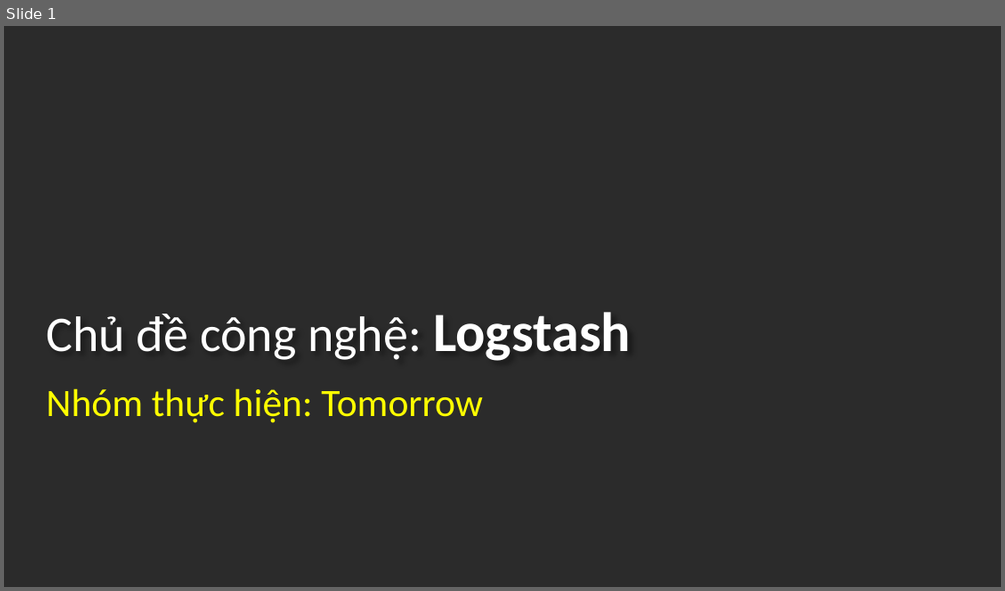
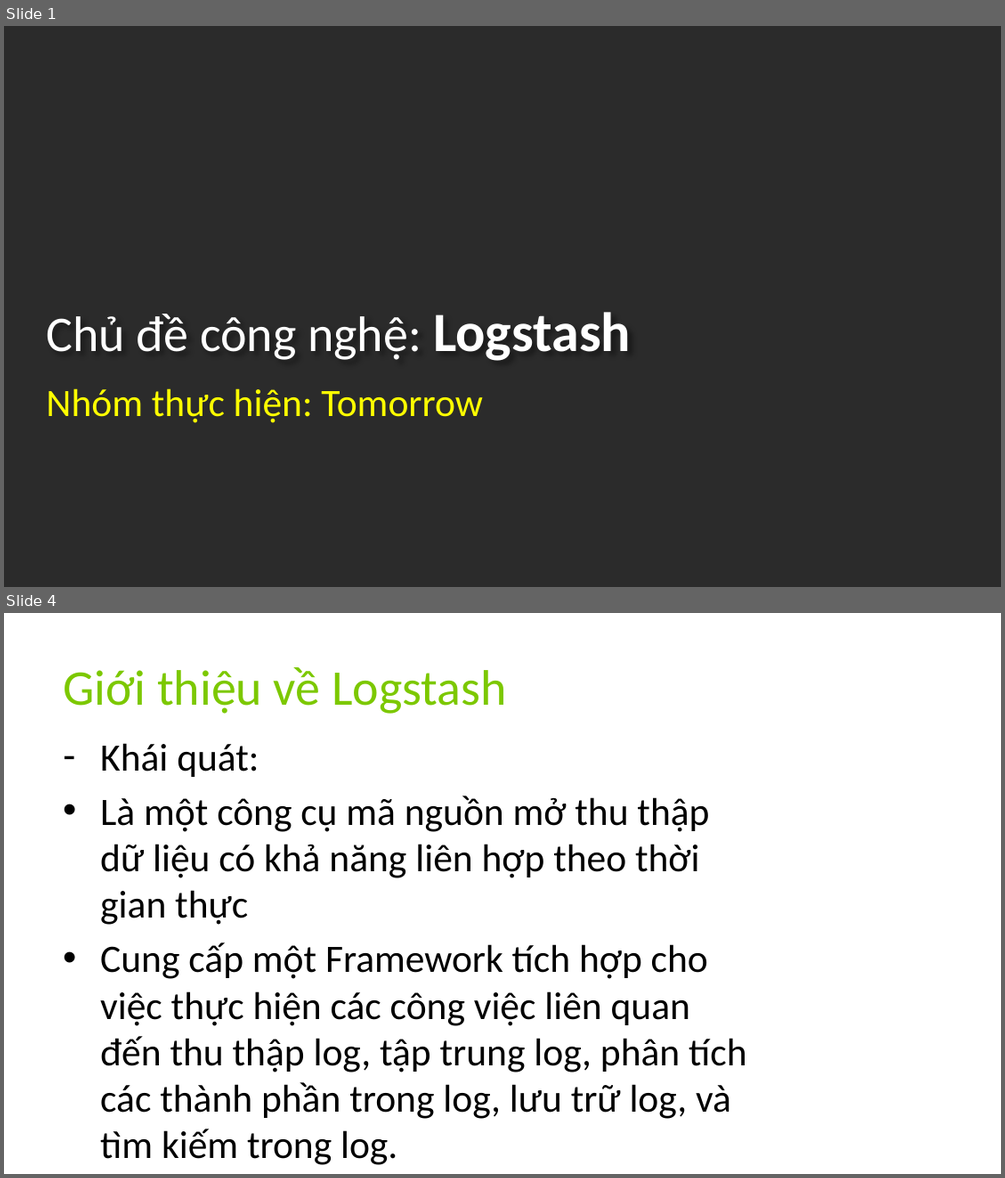
Before and after one commit to 1412574/Tomorrow_QuanLyXeKhach, a slide deck: LogStash/Slide_Logstash.pptx. Shown one above the other, each under a label of ours: slide 1 before the commit, slides 1 and 4 after it; the slides between them are not shown. The pictures are 1005x591 and 1005x1178 pixels, drawn with LibreOffice and Linux fonts; fonts in the diff are those of the drawing; background and template pictures are left out; a plain dark background stands for a picture behind light text. Boxes give left, top, right and bottom in pixels: in the first picture for what was removed or moved away, otherwise in the second. Text is boxed around its words. In the diff, an @@ line names an element or a change of style, - is before the commit and + after.

Commit message:
edit slide logstash

```diff
--- a/LogStash/Slide_Logstash.pptx
+++ b/LogStash/Slide_Logstash.pptx
@@ slide 4 added at [4, 613, 1001, 1174], background picture (left out) @@
@@ title added at [63, 667, 507, 714], 36 pt, text #7CC800 @@
+Giới thiệu về Logstash
@@ text added at [100, 743, 747, 1165], 28 pt, text #000000 @@
+– Khái quát:
+• Là một công cụ mã nguồn mở thu thập dữ liệu có khả năng liên hợp theo thời gian thực
+• Cung cấp một Framework tích hợp cho việc thực hiện các công việc liên quan đến thu thập log, tập trung log, phân tích các thành phần trong log, lưu trữ log, và tìm kiếm trong log.
```
Also in this commit, not shown: 2 slides changed, 11 other slides added, 6 slides removed.
